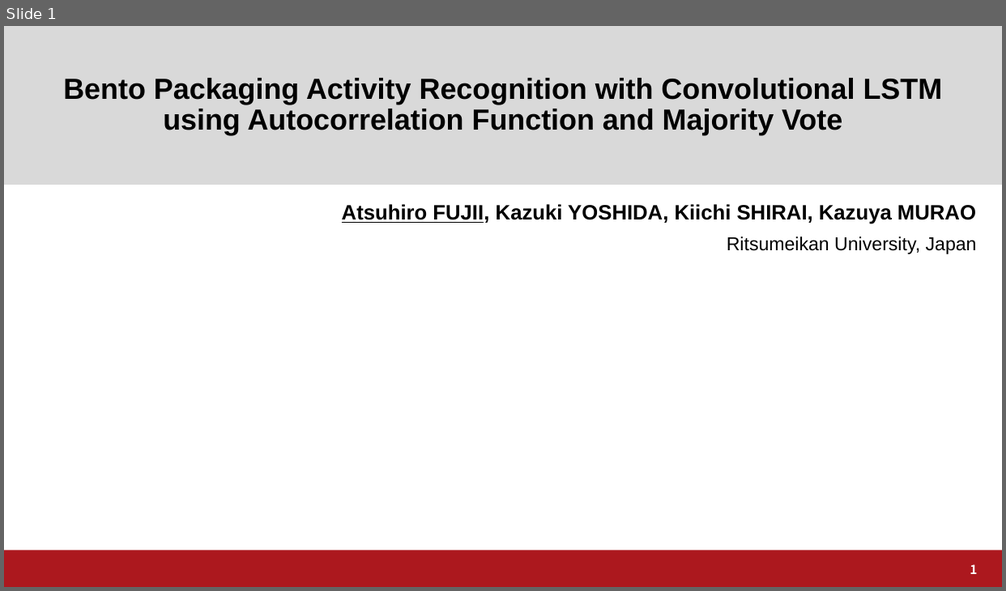
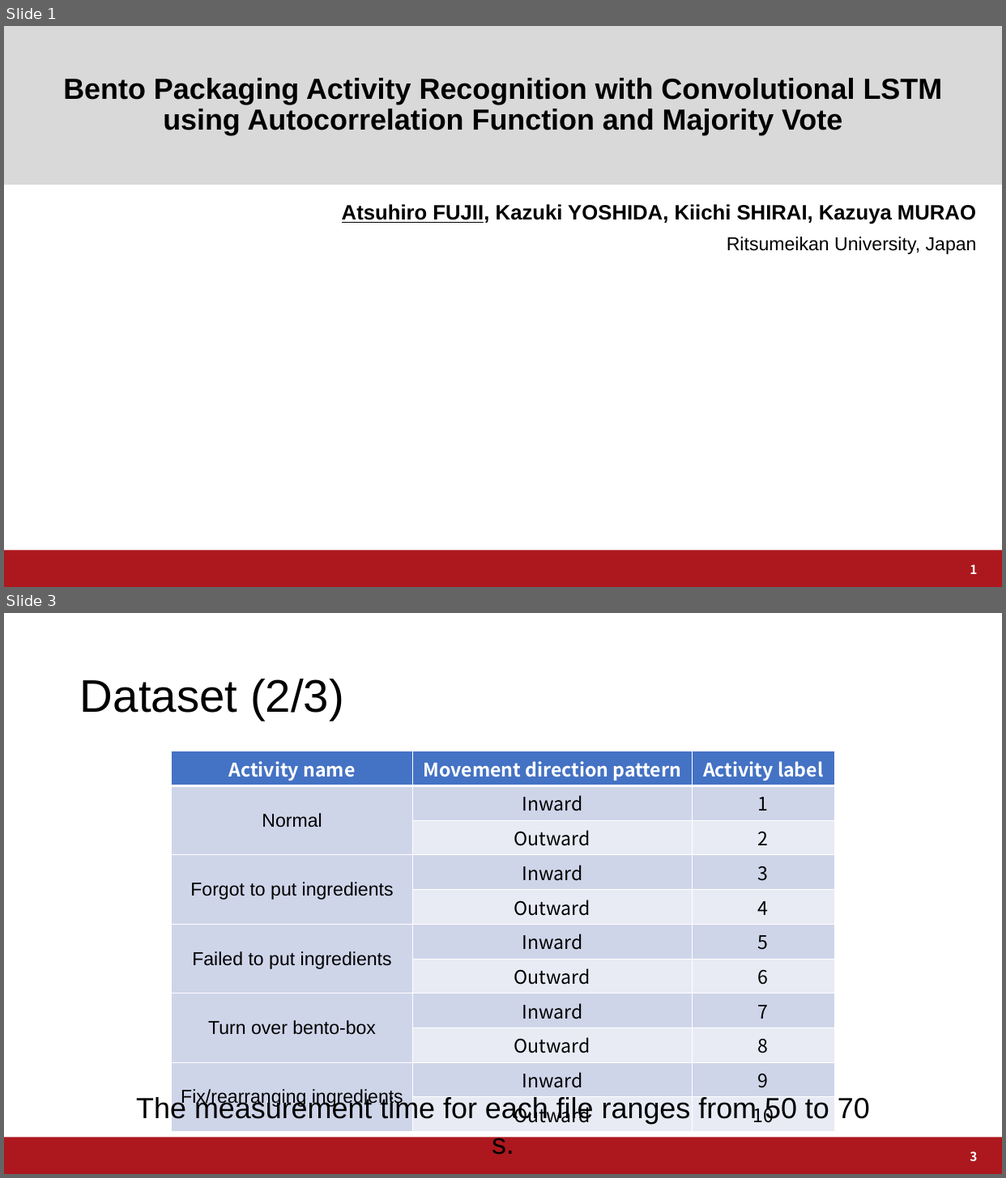
Before and after one commit to a2h1r0/lab, a slide deck: paper/ABC2021BentoChallenge/ABC2021.pptx. Shown one above the other, each under a label of ours: slide 1 before the commit, slides 1 and 3 after it; the slides between them are not shown. The pictures are 1006x591 and 1006x1178 pixels, drawn with LibreOffice and Linux fonts; fonts in the diff are those of the drawing; background and template pictures are left out. Boxes give left, top, right and bottom in pixels: in the first picture for what was removed or moved away, otherwise in the second. Text is boxed around its words. In the diff, an @@ line names an element or a change of style, - is before the commit and + after.

```diff
--- a/paper/ABC2021BentoChallenge/ABC2021.pptx
+++ b/paper/ABC2021BentoChallenge/ABC2021.pptx
@@ slide 3 added at (4,613,1002,1174), background #FFFFFF; not listed: 1 template element that a slide beside it also shows @@
@@ title added at (80,679,344,720), 44 pt, text #000000 @@
+Dataset (2/3)
@@ table added at (171,752,835,1127), 11 rows, 3 columns @@
+Activity name | Movement direction pattern | Activity label
+Normal | Inward | 1
+ | Outward | 2
+Forgot to put ingredients | Inward | 3
+ | Outward | 4
+Failed to put ingredients | Inward | 5
+ | Outward | 6
+Turn over bento-box | Inward | 7
+ | Outward | 8
+Fix/rearranging ingredients | Inward | 9
+ | Outward | 10
@@ text added at (136,1096,870,1124), 28 pt, text #000000 @@
+The measurement time for each file ranges from 50 to 70 s.
@@ page number added at (970,1152,977,1161), 12 pt, text #FFFFFF, bold @@
+3
```
Also in this commit, not shown: 2 other slides added, 1 other file.
